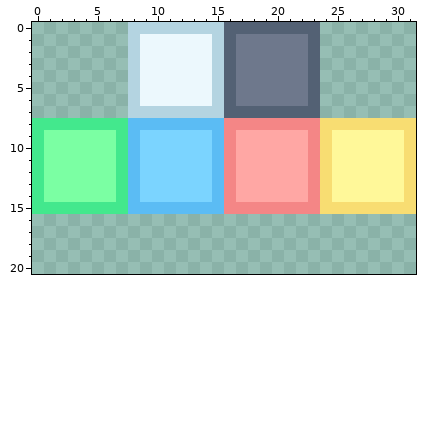
Pixel-art sprite, stored at src/main/resources/assets/apple-armor/textures/models/apple_helmet.png. Above: the version before the commit.
The file is 32x32 pixels. Shown: x 0..31, y 0..20.
The same view after the edit:
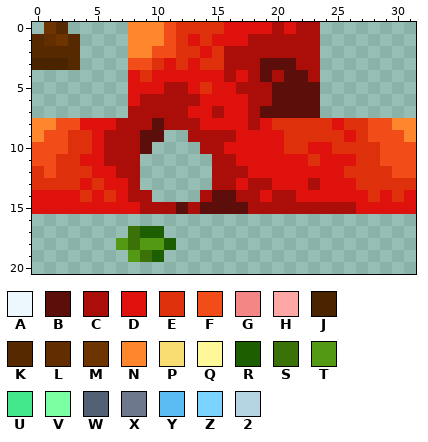
Palette (. is transparent): A #ecf8fd  B #5c0e0a  C #ab0d09  D #df110c  E #df300c  F #f24c18  G #f48686  H #ffa7a4  J #4a2300  K #572900  L #622e00  M #6d3400  N #fe862c  P #f8dd72  Q #fff899  R #1d5e00  S #3a7207  T #539913  U #43e88d  V #7bffa3  W #536174  X #6e788c  Y #5bbcf4  Z #7bd4ff  2 #b4d4e1
The edit:
Changed rows in their new state; - is an unchanged pixel.
first column x 0:
 0 -MK-----NNNFEEEEDDDDCDCC--------
 1 KLMK----NNNFEDEDDDCCCCCC--------
 2 KKKK----NNFFEEDECCCCCCCC--------
 3 JJJK----FFEDEDEECCCBBBCC--------
 4 --------DEDDDDDDCDCBCBBC--------
 5 --------DDDCCDEDDCCCBBBB--------
 6 --------DCCCCCDDDDCCBBBB--------
 7 --------CCCCCDDCDDCBBBBB--------
 8 NNFFDDDCCCBCCCDDDDCDEEEEEDEEFFNN
 9 NFFEEDCCCBB..CCCCDDDDEEEEEDEFFFN
10 FFFEEDCCCB....CCDDDDDEEDDEEEEFFF
11 FFEEDDCCC......CCDDDDDDEDDDEEFFF
12 EFEEEDDCC......CCCDDDDDDDDEEEEFF
13 EEEEDEDDC......CCDCCDDDCDDDEEEEE
14 DDDDEDEDCC....CBBCCDCCDDDDDDEDED
15 DDDDDDDDDCCCBCBBBBCCCCCCCCCDDDDD
17 --------SRR---------------------
18 -------TSTTR--------------------
19 --------TSR---------------------
Where, in picture pixels (left, top, right, bottom), the same in both pictures:
changed: (32, 22, 416, 262)
